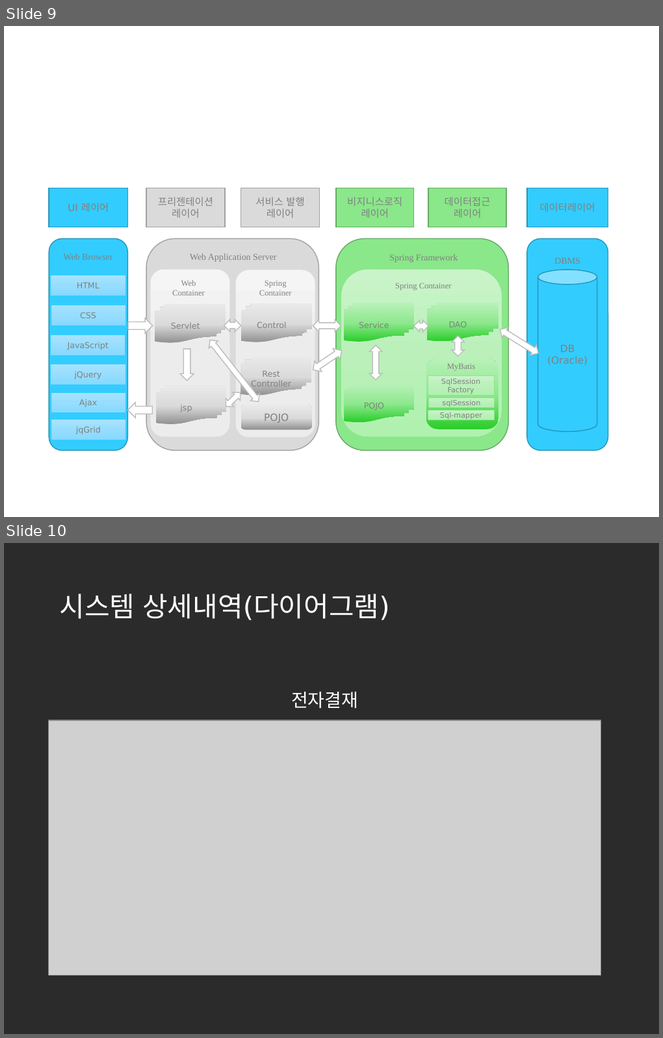
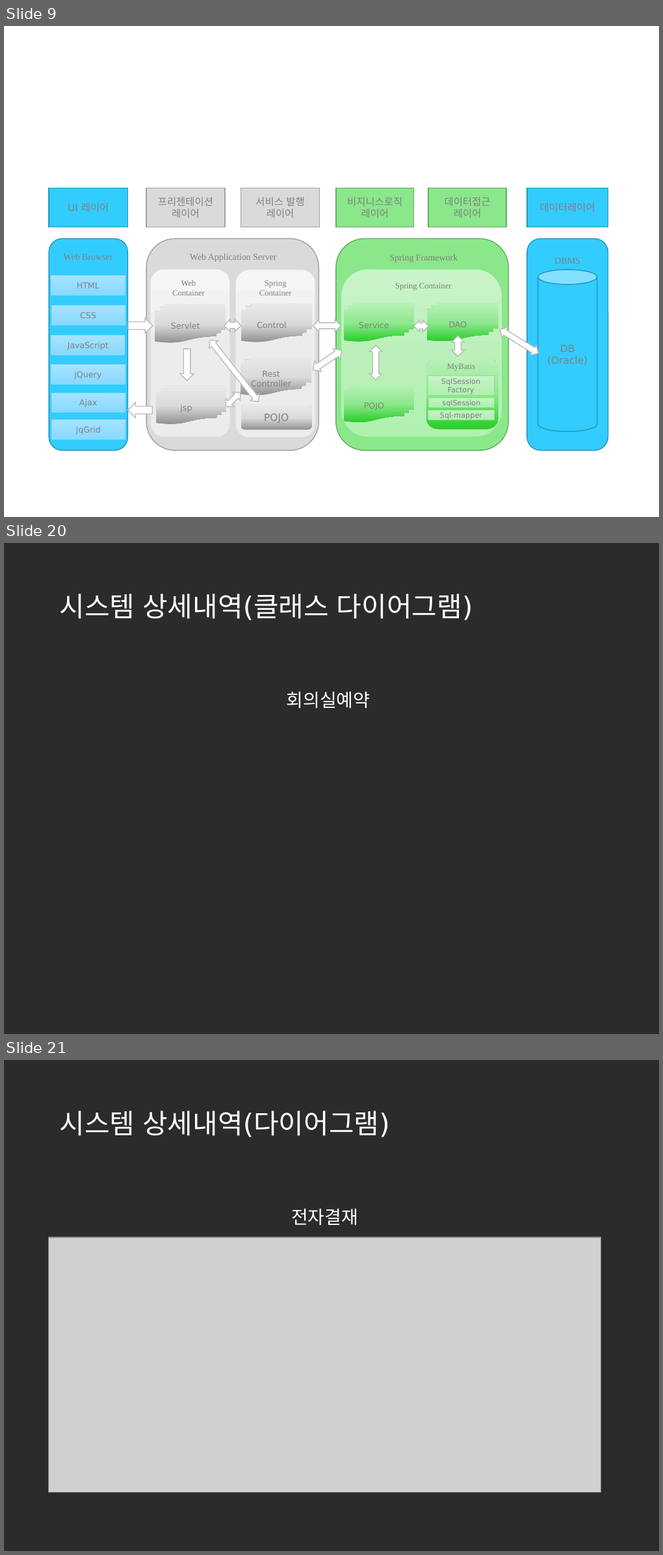
Before and after one commit to korea600/useful, a slide deck: Useful/UML/Presentation/useful_ppt_초안(수정중).pptx. Shown one above the other, each under a label of ours: slides 9 and 10 before the commit, slides 9, 20 and 21 after it; the slides between them are not shown. The pictures are 663x1038 and 663x1555 pixels, drawn with LibreOffice and Linux fonts; fonts in the diff are those of the drawing; grey boxes stand for pictures; background and template pictures are left out; a plain dark background stands for a picture behind light text. Boxes give left, top, right and bottom in pixels: in the first picture for what was removed or moved away, otherwise in the second. Text is boxed around its words. In the diff, an @@ line names an element or a change of style, - is before the commit and + after.

Commit message:
ppt

```diff
--- a/Useful/UML/Presentation/useful_ppt_초안(수정중).pptx
+++ b/Useful/UML/Presentation/useful_ppt_초안(수정중).pptx
@@ slide 20 added at <box>4,543,659,1034</box>, background picture (left out) @@
@@ title added at <box>60,594,473,620</box>, 30 pt, text #FFFFFF @@
+시스템 상세내역(클래스 다이어그램)
@@ text added at <box>287,692,371,709</box>, 20 pt, text #FFFFFF @@
+회의실예약
@@ what was slide 10 is now slide 21 @@
```
Also in this commit, not shown: 10 other slides added.
